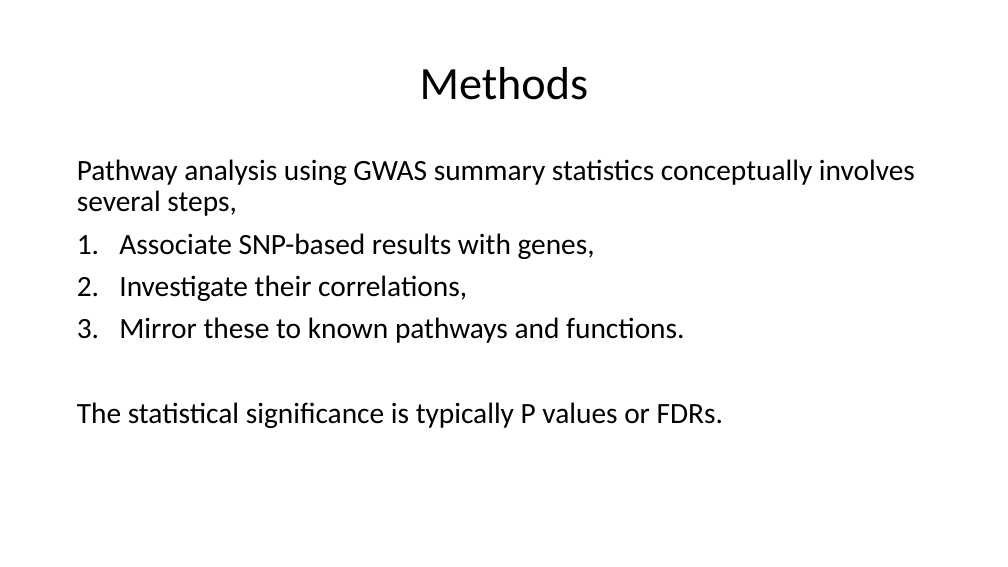
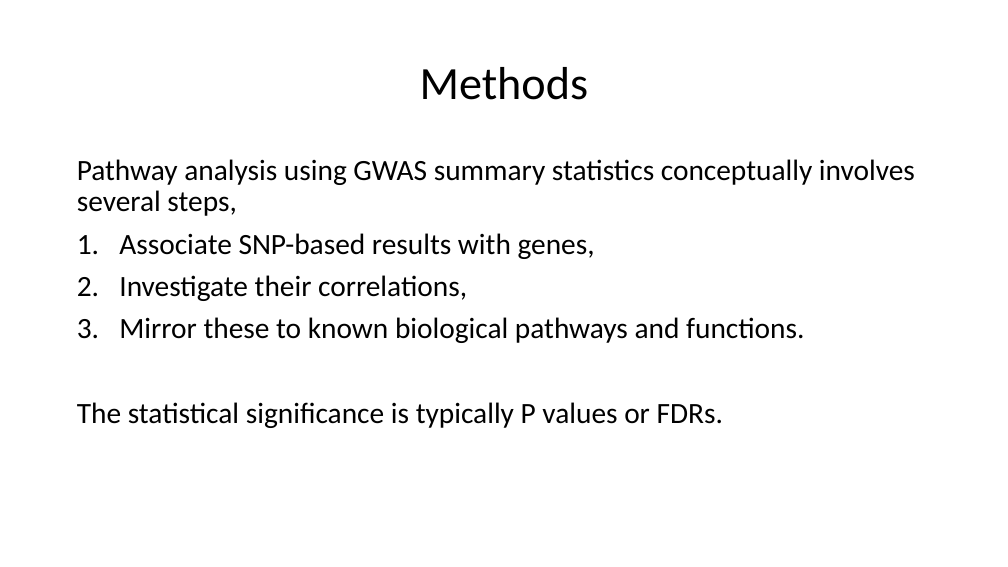
Before and after one commit to jinghuazhao/PW-pipeline, a slide deck: slide 2 of README.pptx. Drawn at 1008x567 pixels with LibreOffice and Linux fonts; fonts in the diff are those of the drawing. Boxes give left, top, right and bottom in pixels: in the first picture for what was removed or moved away, otherwise in the second. Text is boxed around its words. In the diff, an @@ line names an element or a change of style, - is before the commit and + after.

Commit message:
README

```diff
--- a/README.pptx
+++ b/README.pptx
@@ text at box(119, 317, 804, 343): text changed @@
-3. Mirror these to known pathways and functions.
+3. Mirror these to known biological pathways and functions.
```
